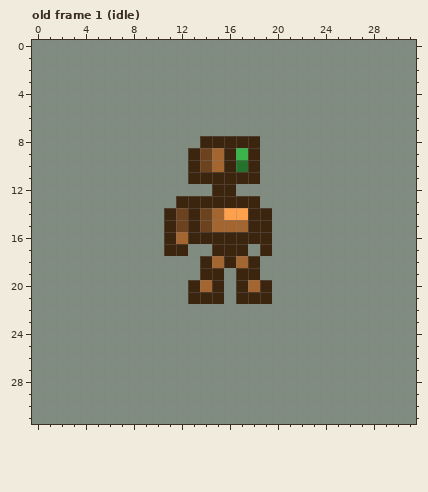
Pixel-art file -- game/code/assets/art/enemies/viper/aseprite/Sprite-viper-animation-full.aseprite. Above: the version before the commit.
32x32 pixels, 16 frames. Shown: old frame 1 (idle). The commit also changed other frames, which this record leaves out.
And afterwards:
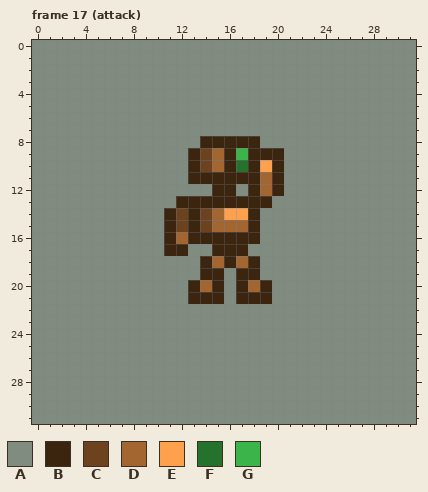
Palette (. is transparent): A #7f8c7f  B #3c250f  C #6d431f  D #a46630  E #ffa04d  F #25722c  G #3bb44a
A new or re-ordered frame is compared with the old frame closest to it.
The commit says: sprite [5fCXVCEF]: imigo 1 (viper) atacando com efeito
Change:
frames 16 -> 23
Frame 17 (attack) is new; against old frame 1 (idle), layer "viper":
y 9: x 19..20 AA -> BB
y 10: x 19..20 AA -> EB
y 11: x 19..20 AA -> DB
y 12: x 18..20 AAA -> BDB
y 13: x 19 A -> B
y 14..17: x 19 B -> A
Changed places in both pictures, as pixel boxes (x1, y1, x2, y2):
changed: (248, 148, 284, 256)
